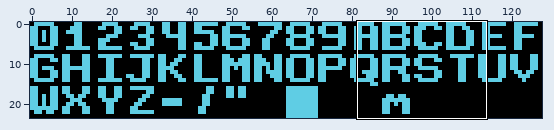
Pixel-art file: img/font_inverted.aseprite. Above: a wide view before the commit, with the close-up outlined.
Close-up. As it was:
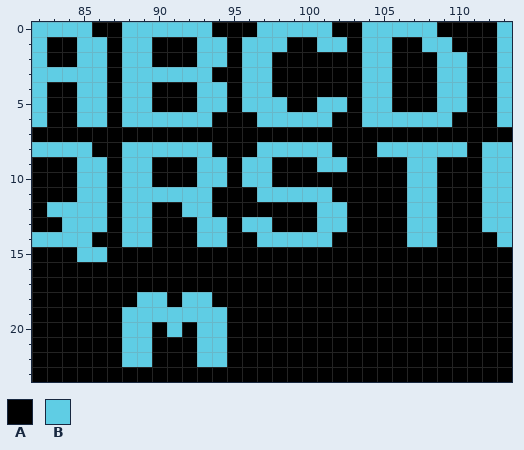
128x24 pixels, 1 frame. Shown: x 82..113, y 0..23.
Palette (. is transparent): A #000000  B #5fcde4
Pixels before, first column x 82:
 0 BBBBAABBBBBBAAABBBBBAABBBBBAAAAB
 1 BAABBABBAAABBABBBAABBABBAABBAAAB
 2 BAABBABBAAABBABBAAAAAABBAAABBAAB
 3 BBBBBABBBBBBAABBAAAAAABBAAABBAAB
 4 BAABBABBAAABBABBAAAAAABBAAABBAAB
 5 BAABBABBAAABBABBBAABBABBAAABBAAB
 6 BAABBABBBBBBAAABBBBBAABBBBBBAAAB
 7 AAAAAAAAAAAAAAAAAAAAAAAAAAAAAAAA
 8 BBBBAABBBBBBAAABBBBBAAABBBBBBABB
 9 AAABBABBAAABBABBAAABBAAAABBAAABB
10 AAABBABBAAABBABBAAAAAAAAABBAAABB
11 AAABBABBBBBBAAABBBBBAAAAABBAAABB
12 ABBBBABBAABBAAAAAAABBAAAABBAAABB
13 AABBBABBAAABBABBAAABBAAAABBAAABB
14 BBBBAABBAAABBAABBBBBAAAAABBAAAAB
15 AAABBAAAAAAAAAAAAAAAAAAAAAAAAAAA
16 AAAAAAAAAAAAAAAAAAAAAAAAAAAAAAAA
17 AAAAAAAAAAAAAAAAAAAAAAAAAAAAAAAA
18 AAAAAAABBABBAAAAAAAAAAAAAAAAAAAA
19 AAAAAABBBBBBBAAAAAAAAAAAAAAAAAAA
20 AAAAAABBABABBAAAAAAAAAAAAAAAAAAA
21 AAAAAABBAAABBAAAAAAAAAAAAAAAAAAA
22 AAAAAABBAAABBAAAAAAAAAAAAAAAAAAA
23 AAAAAAAAAAAAAAAAAAAAAAAAAAAAAAAA
Now the later version:
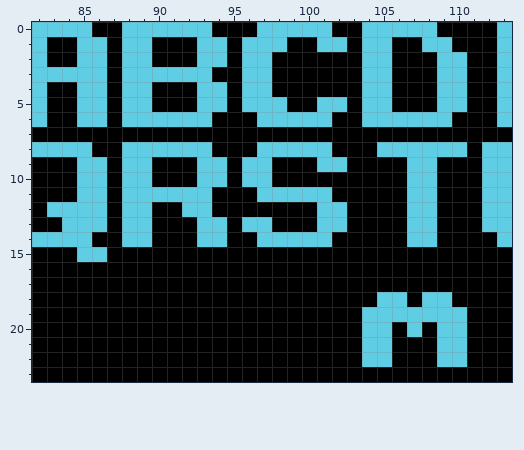
Edits made:
Changed rows in their new state; - is an unchanged pixel.
first column x 88:
18 -AA-AA-----------BB-BB-
19 AAAAAAA---------BBBBBBB
20 AA-A-AA---------BB-B-BB
21 AA---AA---------BB---BB
22 AA---AA---------BB---BB
Boxes around the changes in both close-ups, in picture pixels (x1, y1, x2, y2):
changed: (122, 292, 227, 367)
changed: (362, 292, 467, 367)
